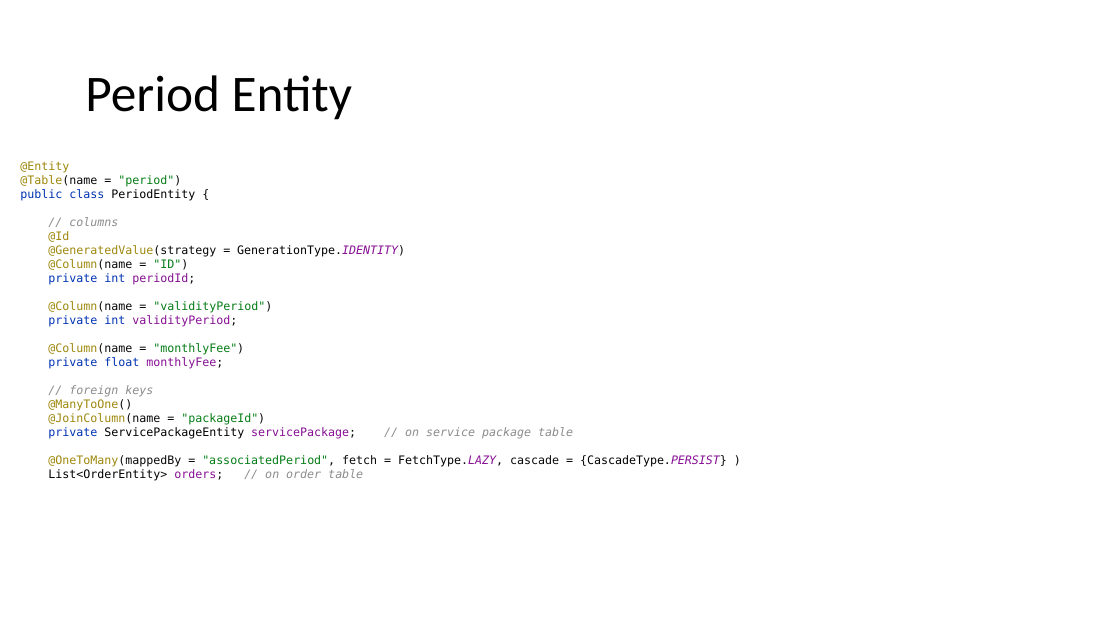
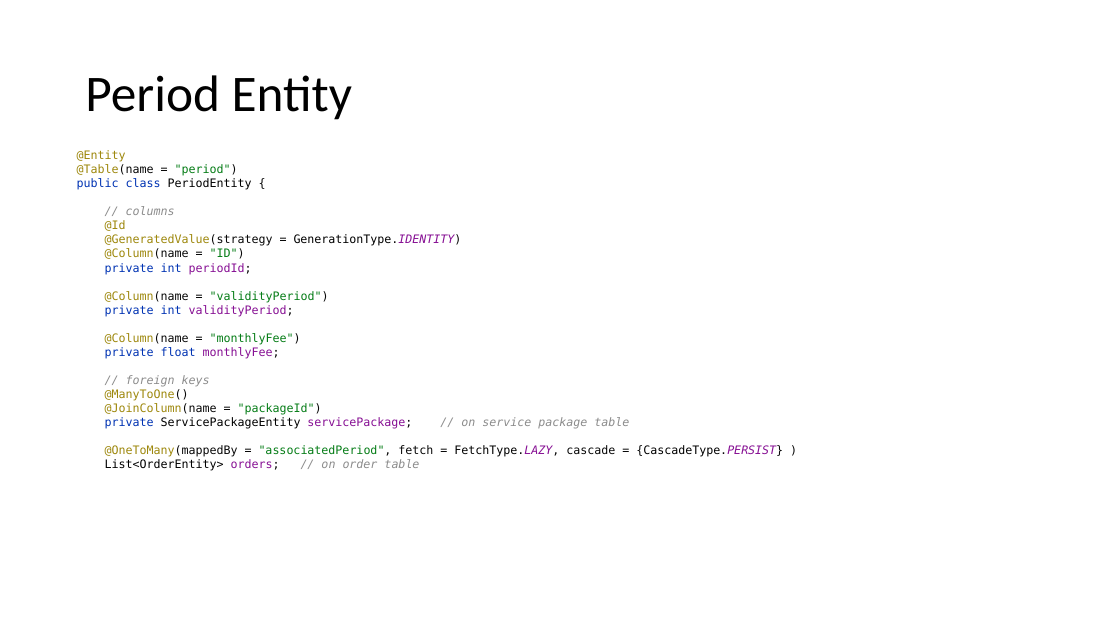
Before and after one commit to priscia99/databases-2-project, a slide deck: slide 45 of Deliverables/Report/Report.pptx. Drawn at 1120x630 pixels with LibreOffice and Linux fonts; fonts in the diff are those of the drawing. Boxes give left, top, right and bottom in pixels: in the first picture for what was removed or moved away, otherwise in the second. Text is boxed around its words. In the diff, an @@ line names an element or a change of style, - is before the commit and + after.

```diff
--- a/Deliverables/Report/Report.pptx
+++ b/Deliverables/Report/Report.pptx
@@ text "@Entity @Table(name = "period") public ...": place and size @@
-text "@Entity @Table(name = "period") public ..." at [20, 161, 727, 481]
+text "@Entity @Table(name = "period") public ..." at [77, 150, 783, 471]
```
Also in this commit, not shown: 13 other slides changed, 7 other files.
